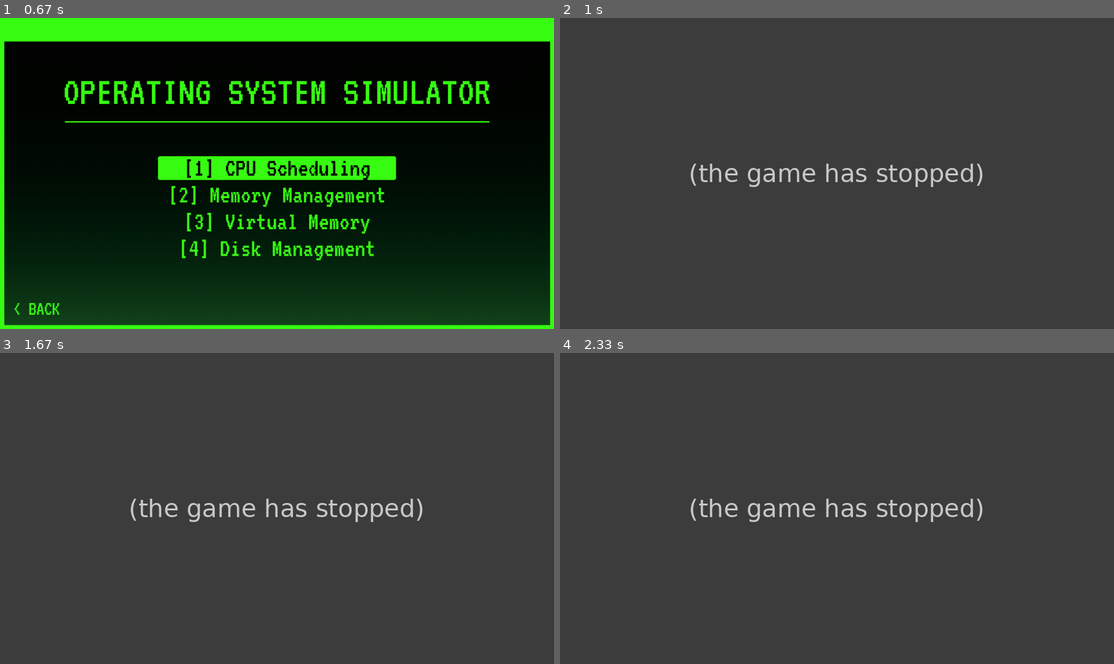
Above: before the commit, frames 1-4 (two rows, left to right).
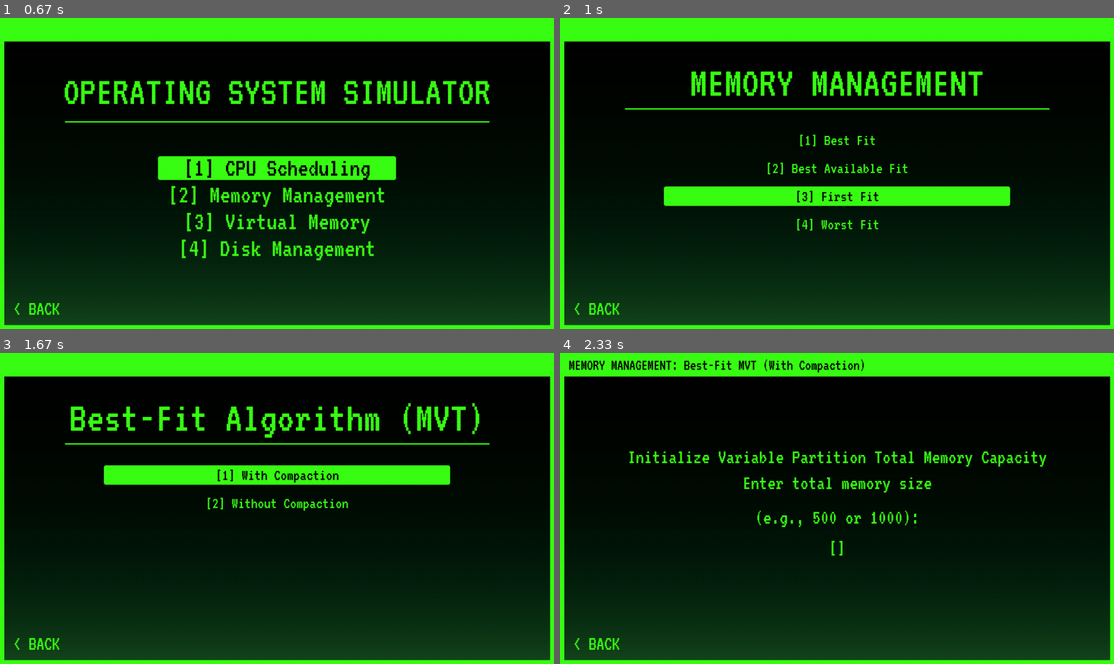
Above: after the commit, the same moments.

Repository: kok0krunch/operating_system_simulator
Game: pygame game, started from os_simulator/main.py
Same seed, same stepped clock (60 frames per second), same inputs: the game is played once before the commit and once after it.
Inputs (mouse positions are in pixels of both pictures, inside the frame that each line leads up to):
- Up to frame 1 (0.67 s): click (277, 173) at 0.38 s
- Up to frame 2 (1 s): click (837, 195) at 0.72 s
- Up to frame 3 (1.67 s): click "[1] Best Fit" at 1.05 s; click "[1] Variable number of Tasks …" at 1.38 s
- Up to frame 4 (2.33 s): click "[1] With Compaction" at 1.72 s; type "ann" at 2 s

Frame 1 is identical in both runs. In frame 2, 100% of the frame differs, in the area x 0-100%, y 0-100%; in frame 3, 100%; in frame 4, 100%.
Error before the commit: TypeError: mm_main_menu() missing 1 required positional argument: 'screen' (main.py line 113); the game stopped at 0.73 s (later frames are placeholders)

Commit message:
fix (main): added screen argument inside mm main menu to avoid error.

Diff:
--- a/os_simulator/main.py
+++ b/os_simulator/main.py
@@ -110,7 +110,7 @@
                                     print("CPU Scheduling chosen (Developer Incomplete)")
 
                                 elif action == "MM":
-                                    mm_main_menu()
+                                    mm_main_menu(screen)
                                     pygame.display.set_caption("Operating System Simulator")
 
                                 elif action == "VM":
